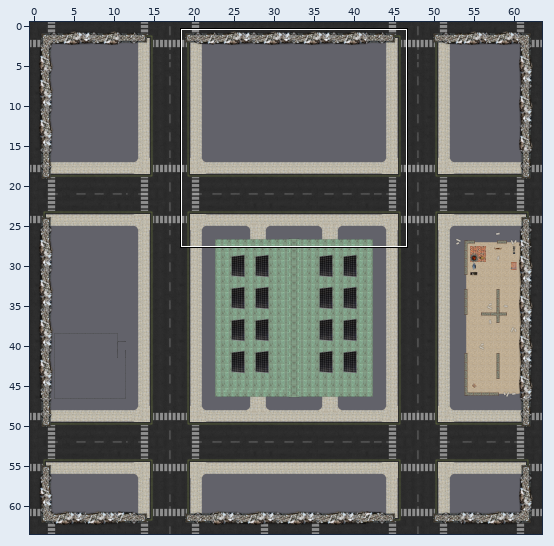
A Tiled map gets an edit: maps/33.tmx. The picture above shows the old version from afar; the outline marks the close-up.
Close-up. The starting point:
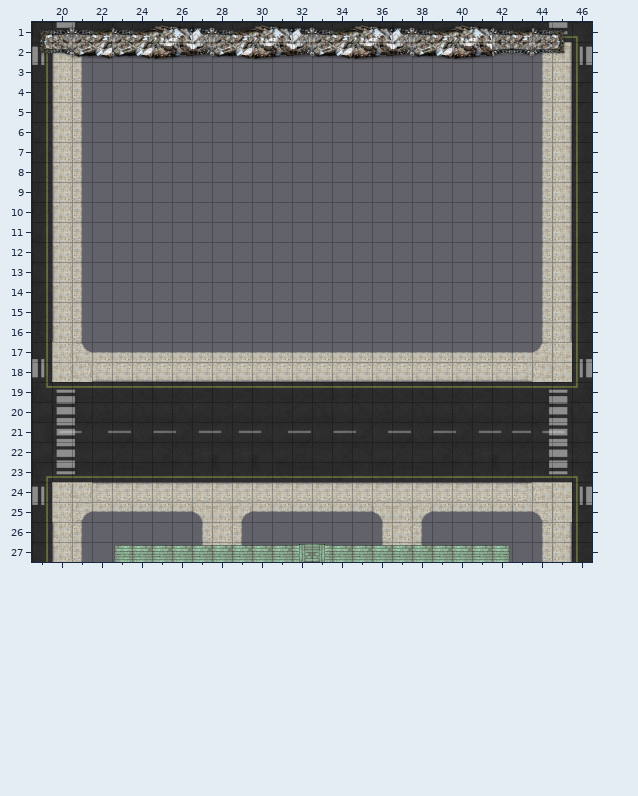
Cells are 128x128 px. Shown: x 19..46, y 1..27. The commit also changed other parts of the map, which this record leaves out. Not drawn, because the pictures are missing: unchanged layer "groundcover0".
The same view after the edit:
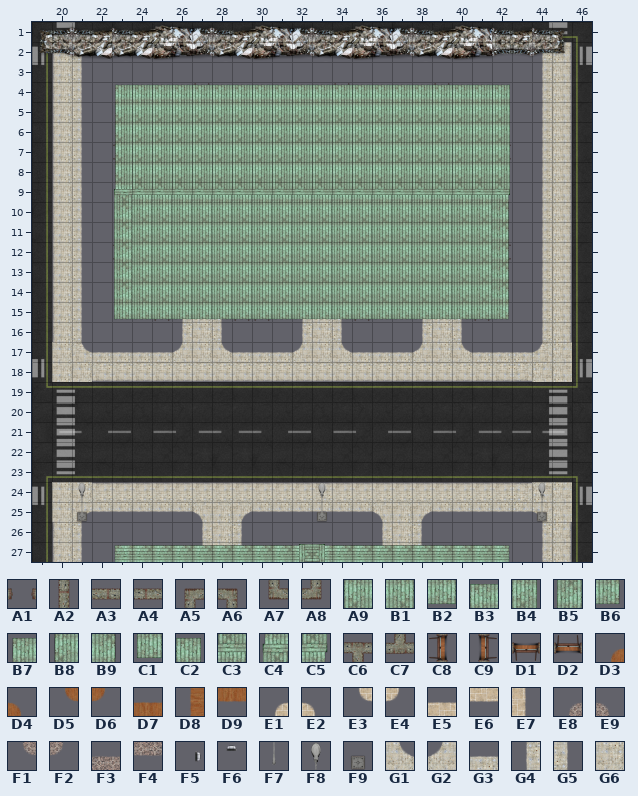
Key: from "buildings": A1 12 turned 270, A2 15 turned 180, A3 15 turned 270, A4 15 turned 90, A5 17, A6 17 flipped left-right, A7 17 flipped up-down, A8 17 turned 180, A9 25, B1 25 flipped left-right, B2 26 flipped left-right, B3 26 flipped up-down, B4 27, B5 27 turned 180, B6 30 flipped left-right, B7 30 flipped up-down, B8 31, B9 31 turned 180, C1 32 flipped left-right, C2 32 flipped up-down, C3 33 flipped up-down, C4 34 flipped left-right, C5 34 flipped up-down, C6 39 flipped on the diagonal, C7 39 turned 270, C8 50, C9 50 flipped left-right, D1 50 flipped on the other diagonal, D2 50 turned 90; from "floors": D3 12, D4 12 flipped left-right, D5 12 flipped up-down, D6 12 turned 180, D7 13, D8 13 flipped on the diagonal, D9 13 flipped up-down, E1 21, E2 21 flipped left-right, E3 21 flipped up-down, E4 21 turned 180, E5 22, E6 22 turned 180, E7 22 turned 90, E8 126, E9 126 flipped left-right, F1 126 flipped up-down, F2 126 turned 180, F3 127, F4 127 turned 180; from "modern_furniture": F5 15, F6 15 flipped on the other diagonal, F7 20 turned 270, F8 21 turned 270, F9 22 turned 270; from "pavement": G1 91 flipped up-down, G2 91 turned 180, G3 106, G4 106 turned 270, G5 106 turned 90, G6 121 flipped up-down.
__ is an empty cell.
Change:
Layer "roads":
The author changed tile G3 to tile G1 in row 17 at x 28, 34 and 40.
The author changed tile G3 to tile G2 in row 17 at x 26, 32 and 38.
Tile G4 now appears in rows 15 to 16 at x 26, 32 and 38.
Tile G5 now appears in rows 15 to 16 at x 28, 34 and 40.
The author changed tile G3 to tile G6 in row 17 at x 27, 33 and 39.
Tile G6 now appears in rows 15 to 16 at x 27, 33 and 39.
Layer "floors":
Tile D3 now appears in row 4 at x 23.
Tile D4 now appears in row 4 at x 32.
Tile D5 now appears in row 15 at x 23.
Tile D6 now appears in row 15 at x 32.
Tile D7 now appears in row 4 at x 24 to 31.
Tile D8 now appears in rows 5 to 14 at x 23.
Tile D9 now appears in row 15 at x 24 to 31.
Tile E1 now appears in row 4 at x 36.
Tile E2 now appears in row 4 at x 42.
Tile E3 now appears in row 15 at x 36.
Tile E4 now appears in row 15 at x 42.
Tile E5 now appears in row 4 at x 37 to 41.
Tile E6 now appears in row 15 at x 37 to 41.
Tile E7 now appears in rows 5 to 14 at x 42.
Tile F9 now appears in row 25 at x 21, 33 and 44.
Layer "floors2":
Tile E8 now appears in row 4 at x 32.
Tile E9 now appears in row 4 at x 36.
Tile F1 now appears in row 15 at x 32.
Tile F2 now appears in row 15 at x 36.
Tile F3 now appears in row 4 at x 33 to 35.
Tile F4 now appears in row 15 at x 33 to 35.
Layer "furnishings3":
Tile F5 now appears in row 8 at x 23; in row 11 at x 23.
Tile F6 now appears in row 15 at x 28.
Layer "walls":
Tile A1 now appears in row 15 at x 27, 33 and 39.
Tile A2 now appears in rows 5 to 6 at x 23 and 42; in rows 8 to 11 at x 23 and 42; in rows 13 to 14 at x 23 and 42.
Tile A3 now appears in row 15 at x 24, 26, 28, 31, 34, 37 to 38 and 40.
Tile A4 now appears in row 4 at x 24 to 26, 28 to 31, 33, 35, 37 to 38 and 40 to 41.
Tile A5 now appears in row 4 at x 23.
Tile A6 now appears in row 4 at x 42.
Tile A7 now appears in row 15 at x 23.
Tile A8 now appears in row 15 at x 42.
Tile C6 now appears in row 4 at x 32 and 36.
Tile C7 now appears in row 15 at x 32 and 36.
Tile C8 now appears in row 7 at x 23; in row 12 at x 23.
Tile C9 now appears in row 7 at x 42; in row 12 at x 42.
Tile D1 now appears in row 15 at x 25, 29 to 30, 35 and 41.
Tile D2 now appears in row 4 at x 27, 34 and 39.
Layer "roof0":
Tile A9 now appears in rows 5 to 8 at x 24 to 41.
Tile B1 now appears in rows 10 to 14 at x 24 to 41.
Tile B2 now appears in row 15 at x 24 to 41.
Tile B3 now appears in row 4 at x 24 to 41.
Tile B4 now appears in rows 5 to 8 at x 42.
Tile B5 now appears in rows 10 to 14 at x 23.
Tile B6 now appears in row 15 at x 42.
Tile B7 now appears in row 4 at x 23.
Tile B8 now appears in rows 5 to 8 at x 23.
Tile B9 now appears in rows 10 to 14 at x 42.
Tile C1 now appears in row 15 at x 23.
Tile C2 now appears in row 4 at x 42.
Tile C3 now appears in row 9 at x 24 to 41.
Tile C4 now appears in row 9 at x 23.
Tile C5 now appears in row 9 at x 42.
Tile F7 now appears in row 25 at x 21, 33 and 44.
Tile F8 now appears in row 24 at x 21, 33 and 44.
Boxes around the changes in both close-ups, in picture pixels (x1, y1, x2, y2):
changed: (113, 83, 511, 362)
added: (76, 482, 87, 522)
added: (317, 483, 327, 522)
added: (537, 482, 548, 522)
